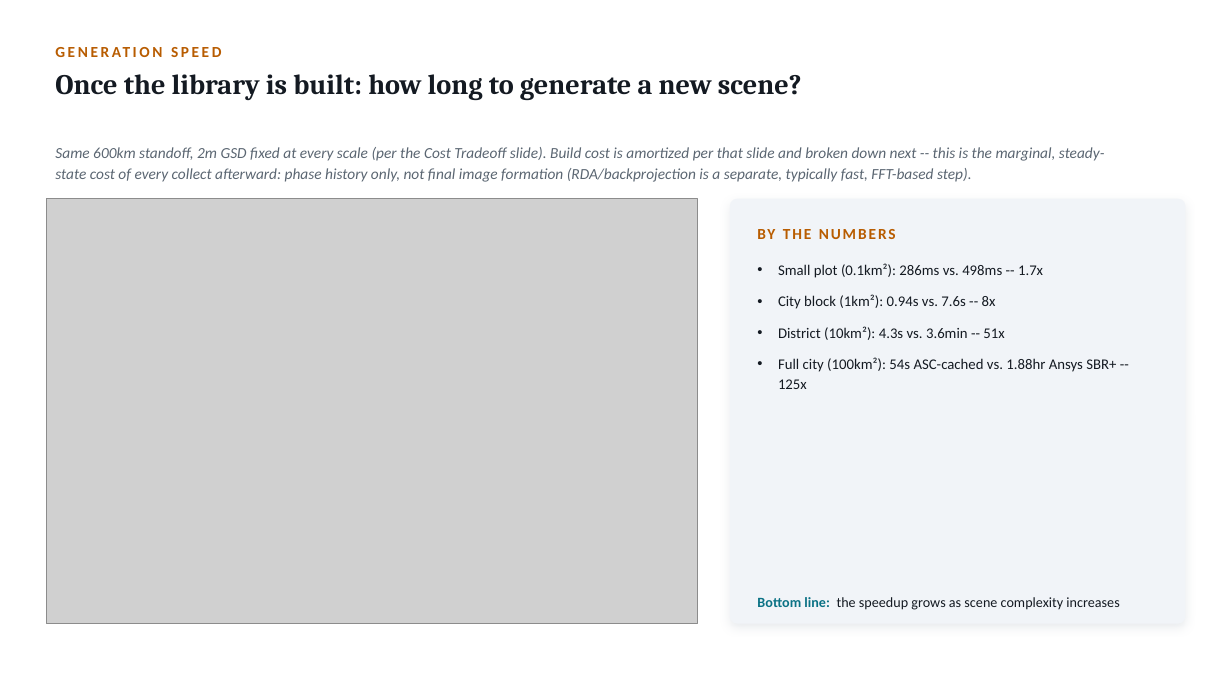
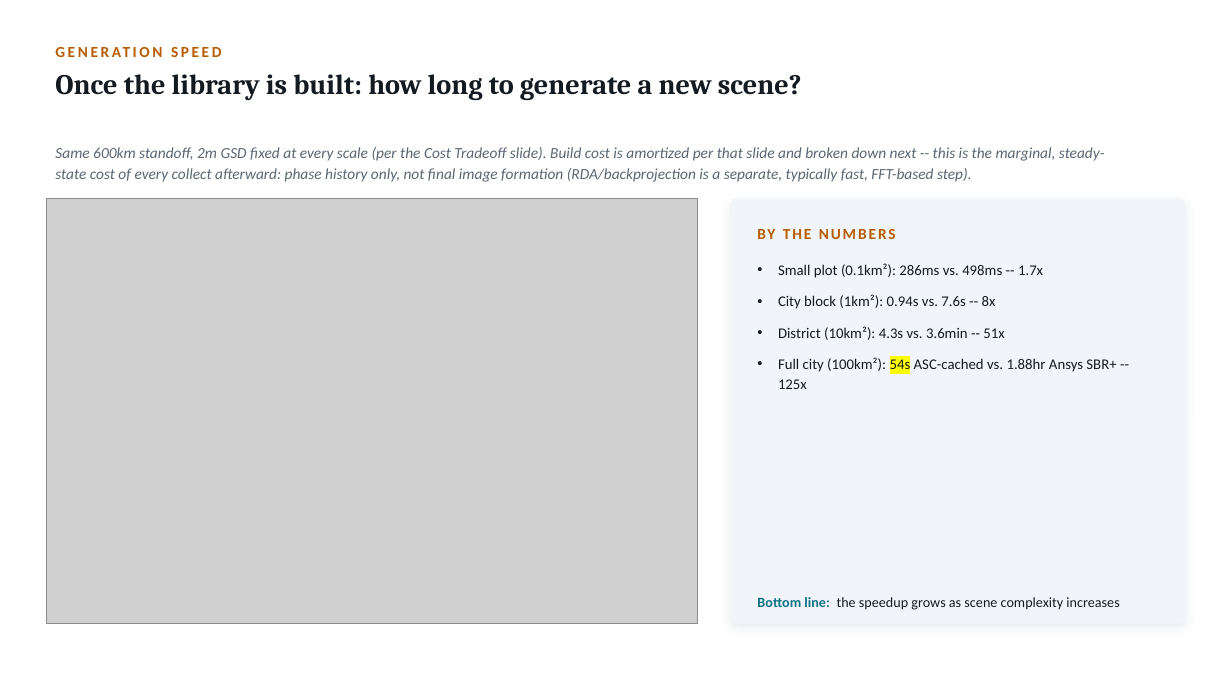
Before and after one commit to dphilli1-00/portfolio, a slide deck: slide 7 of beyond SARCASTIC.pptx. Drawn at 1232x693 pixels with LibreOffice and Linux fonts; fonts in the diff are those of the drawing; grey boxes stand for pictures. Boxes give left, top, right and bottom in pixels: in the first picture for what was removed or moved away, otherwise in the second. Text is boxed around its words. In the diff, an @@ line names an element or a change of style, - is before the commit and + after.

```diff
--- a/beyond SARCASTIC.pptx
+++ b/beyond SARCASTIC.pptx
@@ text at box(778, 357, 1116, 389): highlight none to #FFFF00 in "54s" @@
```
Also in this commit, not shown: 5 other slides changed, 26 other files.
